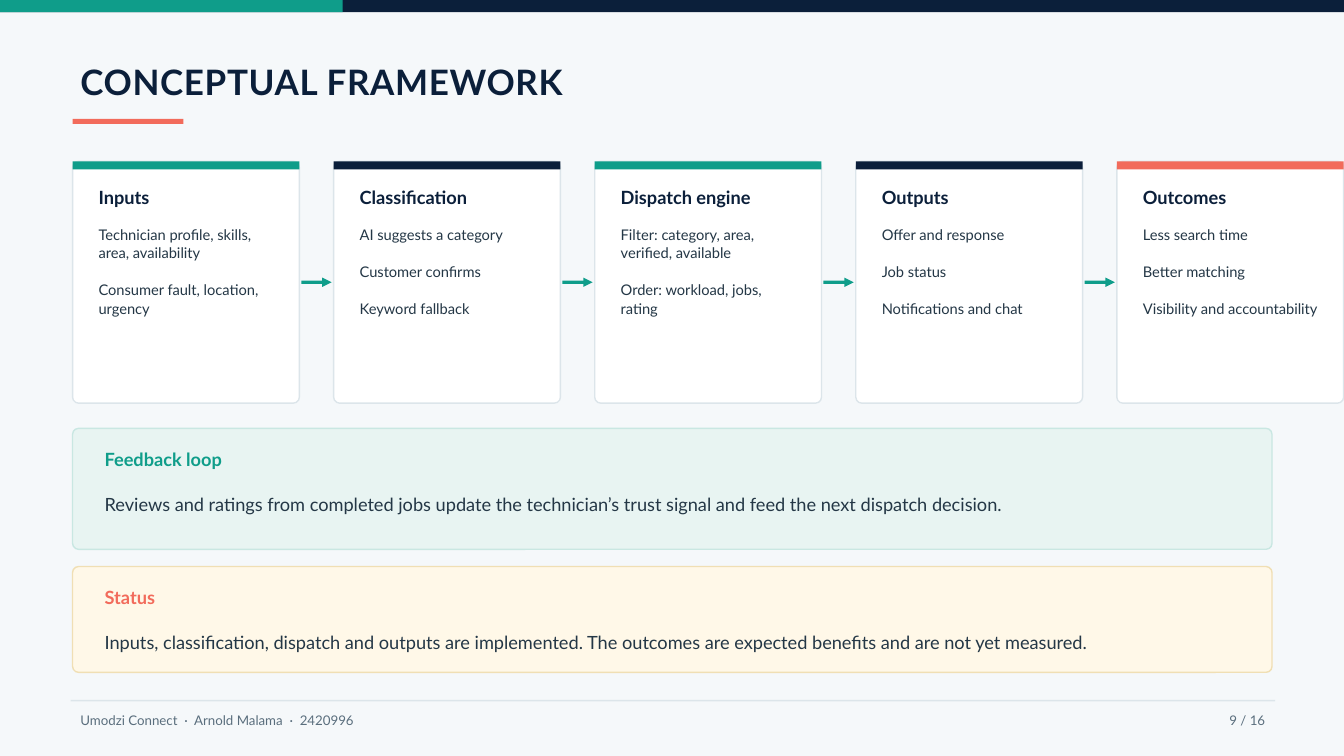
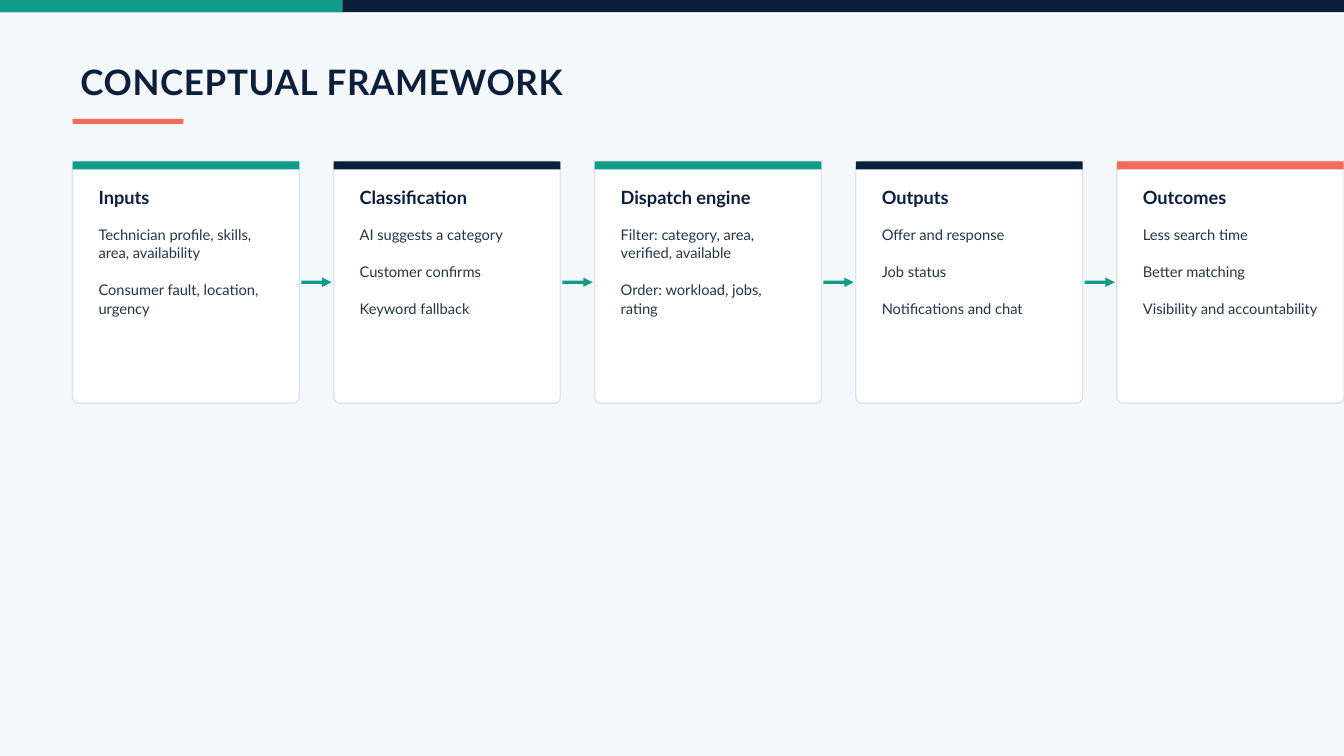
Before and after one commit to malama996/Umodzi-Conneckt, a slide deck: slide 9 of Umodzi_Connect_Defence_Package/Umodzi_Connect_Final_Defence_Presentation.pptx. Drawn at 1344x756 pixels with LibreOffice and Linux fonts; fonts in the diff are those of the drawing. Boxes give left, top, right and bottom in pixels: in the first picture for what was removed or moved away, otherwise in the second. Text is boxed around its words. In the diff, an @@ line names an element or a change of style, - is before the commit and + after.

```diff
--- a/Umodzi_Connect_Defence_Package/Umodzi_Connect_Final_Defence_Presentation.pptx
+++ b/Umodzi_Connect_Defence_Package/Umodzi_Connect_Final_Defence_Presentation.pptx
@@ rounded rectangle removed at (x1=73, y1=429, x2=1272, y2=549) @@
@@ text removed at (x1=105, y1=452, x2=222, y2=469) @@
-Feedback loop
@@ text removed at (x1=105, y1=497, x2=1002, y2=515) @@
-Reviews and ratings from completed jobs update the technician’s trust signal and feed the next dispatch decision.
@@ rounded rectangle removed at (x1=73, y1=567, x2=1272, y2=673) @@
@@ text removed at (x1=105, y1=590, x2=155, y2=604) @@
-Status
@@ text removed at (x1=105, y1=635, x2=1087, y2=652) @@
-Inputs, classification, dispatch and outputs are implemented. The outcomes are expected benefits and are not yet measured.
@@ line removed from (71, 701) to (1275, 701) @@
@@ text removed at (x1=80, y1=715, x2=354, y2=725) @@
-Umodzi Connect · Arnold Malama · 2420996
@@ text removed at (x1=1229, y1=715, x2=1265, y2=725) @@
-9 / 16
```
Also in this commit, not shown: 13 other slides changed, 2 slides removed, 9 other files.
